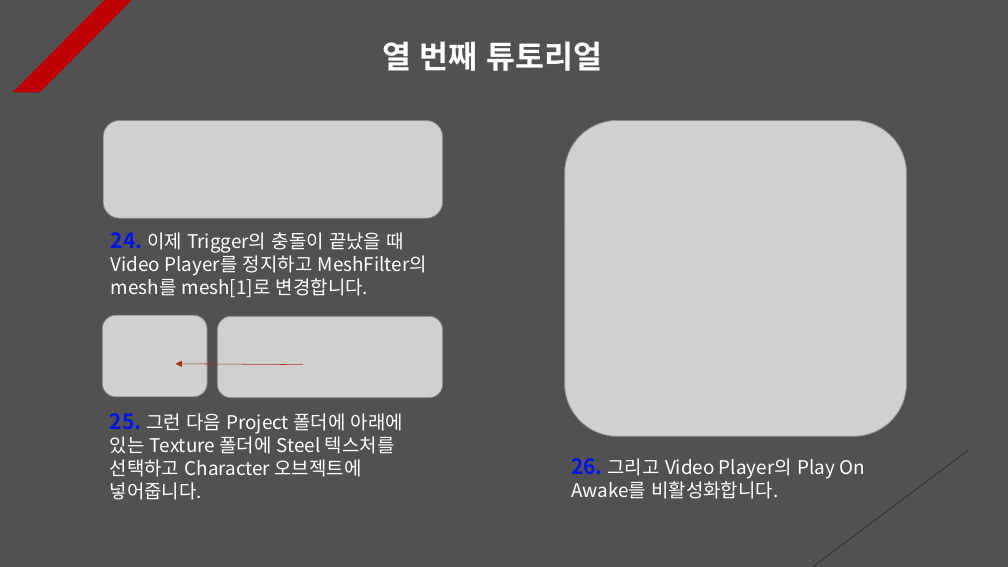
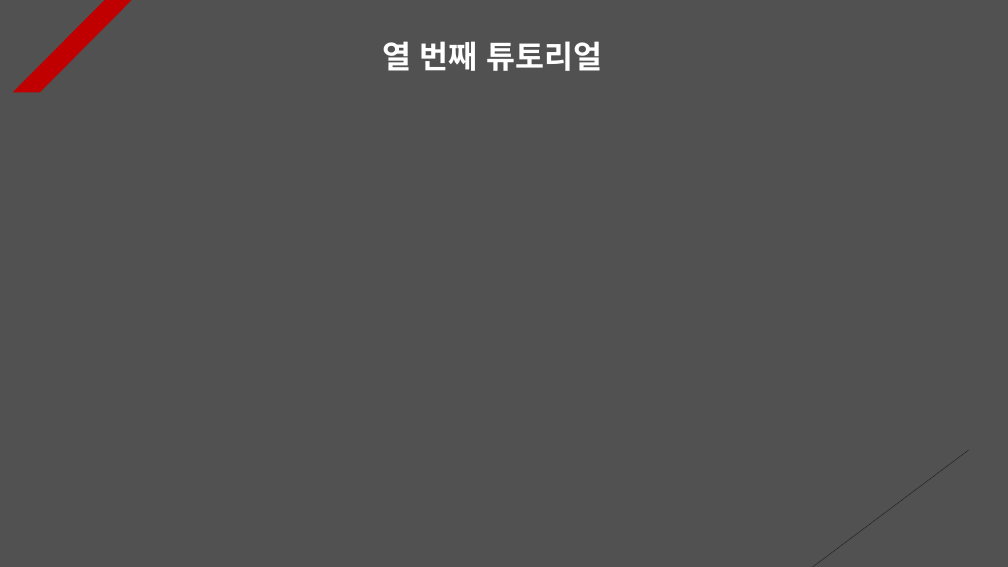
Before and after one commit to Unity2033/3D-UnityEngine, a slide deck: slide 10 of Assets/Class/Collision/PPT Data/Collision Example.pptx. Drawn at 1008x567 pixels with LibreOffice and Linux fonts; fonts in the diff are those of the drawing; grey boxes stand for pictures. Boxes give left, top, right and bottom in pixels: in the first picture for what was removed or moved away, otherwise in the second. Text is boxed around its words. In the diff, an @@ line names an element or a change of style, - is before the commit and + after.

```diff
--- a/Assets/Class/Collision/PPT Data/Collision Example.pptx
+++ b/Assets/Class/Collision/PPT Data/Collision Example.pptx
@@ picture removed at (x1=103, y1=120, x2=442, y2=218) @@
@@ picture removed at (x1=565, y1=120, x2=907, y2=436) @@
@@ text removed at (x1=111, y1=232, x2=427, y2=297) @@
-24. 이제 Trigger의 충돌이 끝났을 때 Video Player를 정지하고 MeshFilter의 mesh를 mesh[1]로 변경합니다.
@@ picture removed at (x1=102, y1=315, x2=207, y2=397) @@
@@ picture removed at (x1=218, y1=316, x2=443, y2=398) @@
@@ arrow removed from (303, 364) to (175, 364) @@
@@ text removed at (x1=110, y1=413, x2=403, y2=500) @@
-25. 그런 다음 Project 폴더에 아래에 있는 Texture 폴더에 Steel 텍스처를 선택하고 Character 오브젝트에 넣어줍니다.
@@ text removed at (x1=571, y1=458, x2=865, y2=499) @@
-26. 그리고 Video Player의 Play On Awake를 비활성화합니다.
```
Also in this commit, not shown: 8 other slides changed, 37 other files.
